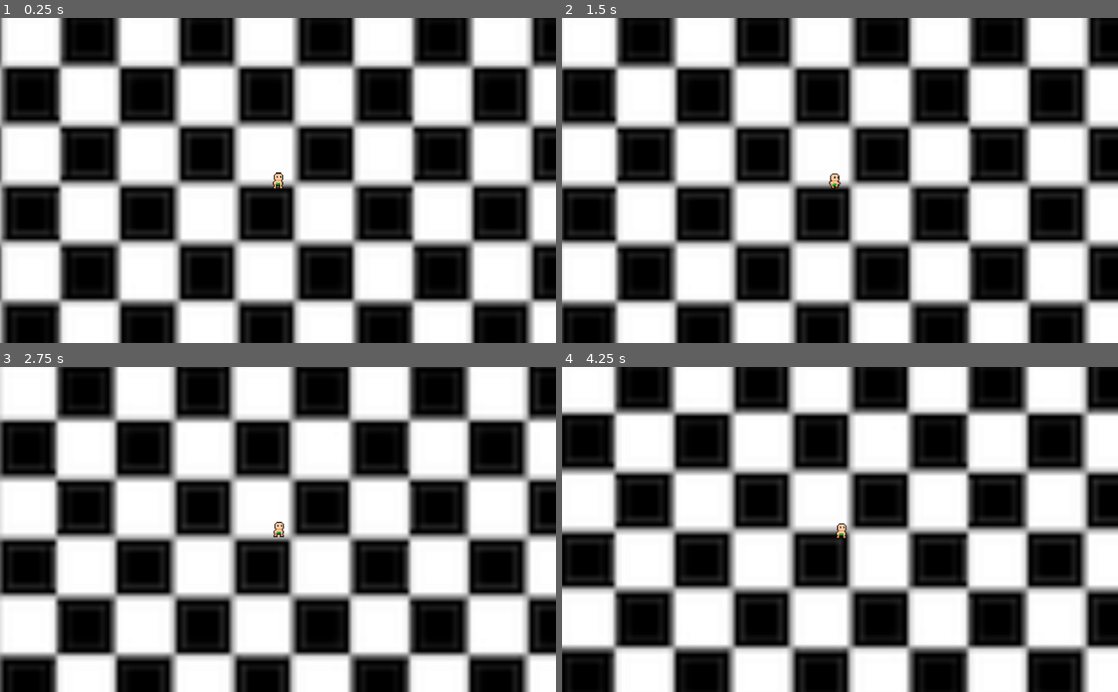
Above: before the commit, frames 1-4 (two rows, left to right).
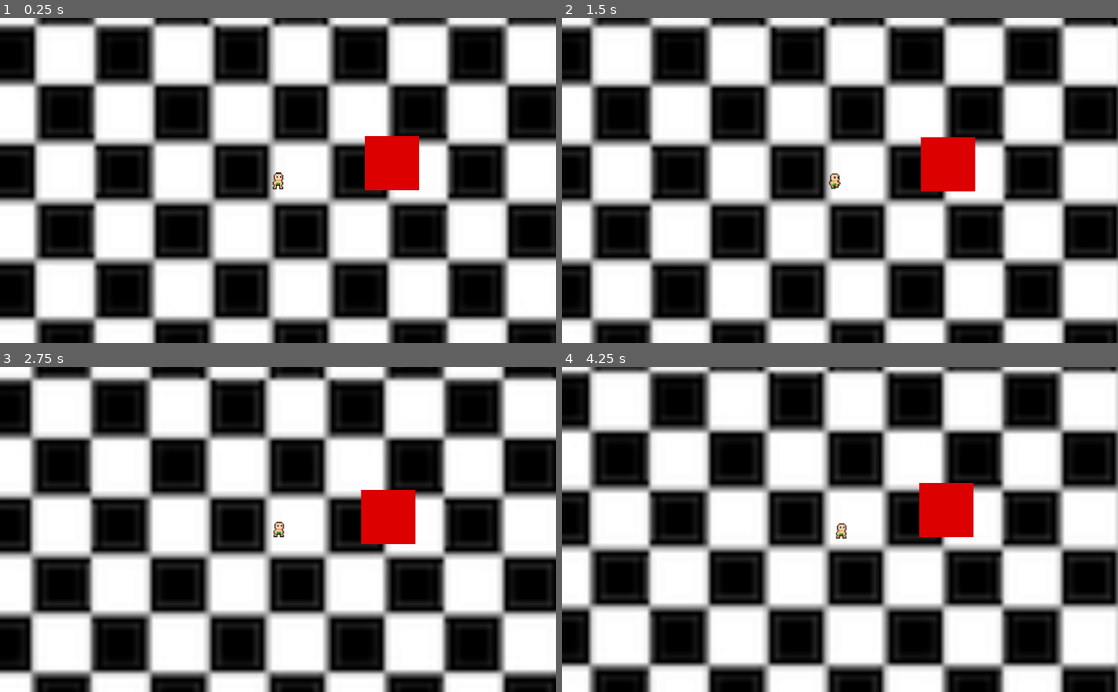
Above: after the commit, the same moments.

Repository: Murgalha/spread-the-word
Game: Godot game, scene res://scenes/main.tscn
Two runs of this game, one before a commit and one after it. Both use one fixed random seed, a clock stepped at 60 frames per second and the inputs below.
Inputs (mouse positions are in pixels of both pictures, inside the frame that each line leads up to):
- Up to frame 1 (0.25 s): no input
- Up to frame 2 (1.5 s): tap Enter at 0.5 s; move the mouse to (962, 164) at 0.52 s; click (962, 164) at 0.67 s; move the mouse to (728, 196) at 1.27 s; click (728, 196) at 1.42 s
- Up to frame 3 (2.75 s): move the mouse to (333, 458) at 2.02 s; click (333, 458) at 2.17 s
- Up to frame 4 (4.25 s): move the mouse to (812, 594) at 2.77 s; click (812, 594) at 2.92 s; move the mouse to (1006, 578) at 3.52 s; click (1006, 578) at 3.67 s

The runs differ from the first frame. In frame 1, 76% of the frame differs, in the area x 0-100%, y 0-100%; in frame 2, 76%; in frame 3, 76%; in frame 4, 76%.

Commit message:
Add red dummy enemy

Diff:
--- /dev/null
+++ b/scenes/KinematicBody2D.gd
@@ -0,0 +1,13 @@
+extends KinematicBody2D
+
+var health
+
+func _ready():
+	self.health = 100
+	pass
+
+func take_damage(value):
+	print(self.health)
+	self.health -= value
+	if self.health <= 0:
+		queue_free()
--- a/scenes/main.tscn
+++ b/scenes/main.tscn
@@ -1,7 +1,12 @@
-[gd_scene load_steps=3 format=2]
+[gd_scene load_steps=6 format=2]
 
 [ext_resource path="res://sprites/background.png" type="Texture" id=1]
 [ext_resource path="res://scenes/player.tscn" type="PackedScene" id=2]
+[ext_resource path="res://scenes/KinematicBody2D.gd" type="Script" id=3]
+[ext_resource path="res://sprites/red.png" type="Texture" id=4]
+
+[sub_resource type="RectangleShape2D" id=1]
+extents = Vector2( 49.8168, 49.9008 )
 
 [node name="Root" type="Node2D"]
 
@@ -11,4 +16,14 @@
 texture = ExtResource( 1 )
 
 [node name="Player" parent="." instance=ExtResource( 2 )]
-position = Vector2( -1.88676, 0.377357 )
+position = Vector2( -65.6596, -32.4525 )
+
+[node name="Enemy" type="KinematicBody2D" parent="."]
+position = Vector2( 144.149, -64.1502 )
+script = ExtResource( 3 )
+
+[node name="CollisionShape2D" type="CollisionShape2D" parent="Enemy"]
+shape = SubResource( 1 )
+
+[node name="Sprite" type="Sprite" parent="Enemy"]
+texture = ExtResource( 4 )
Binary file added: sprites/red.png
Not shown, added: sprites/red.png.import
